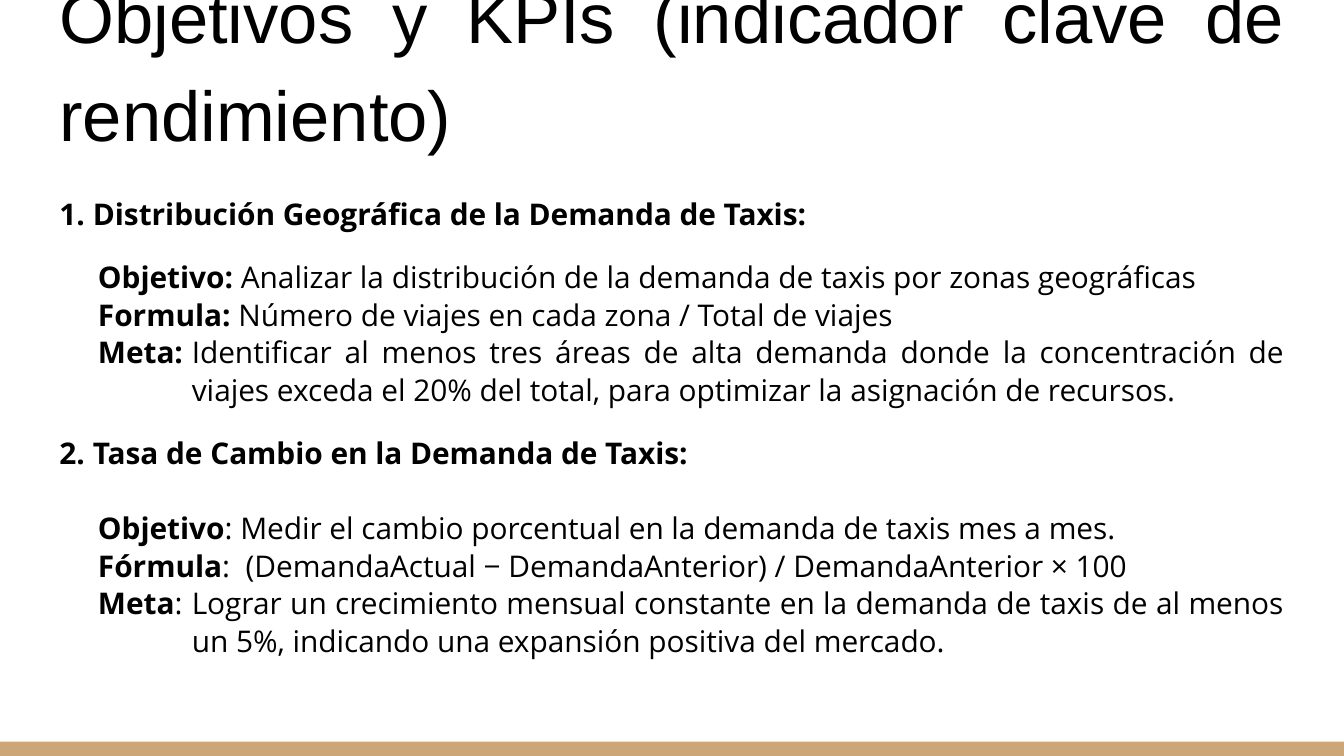
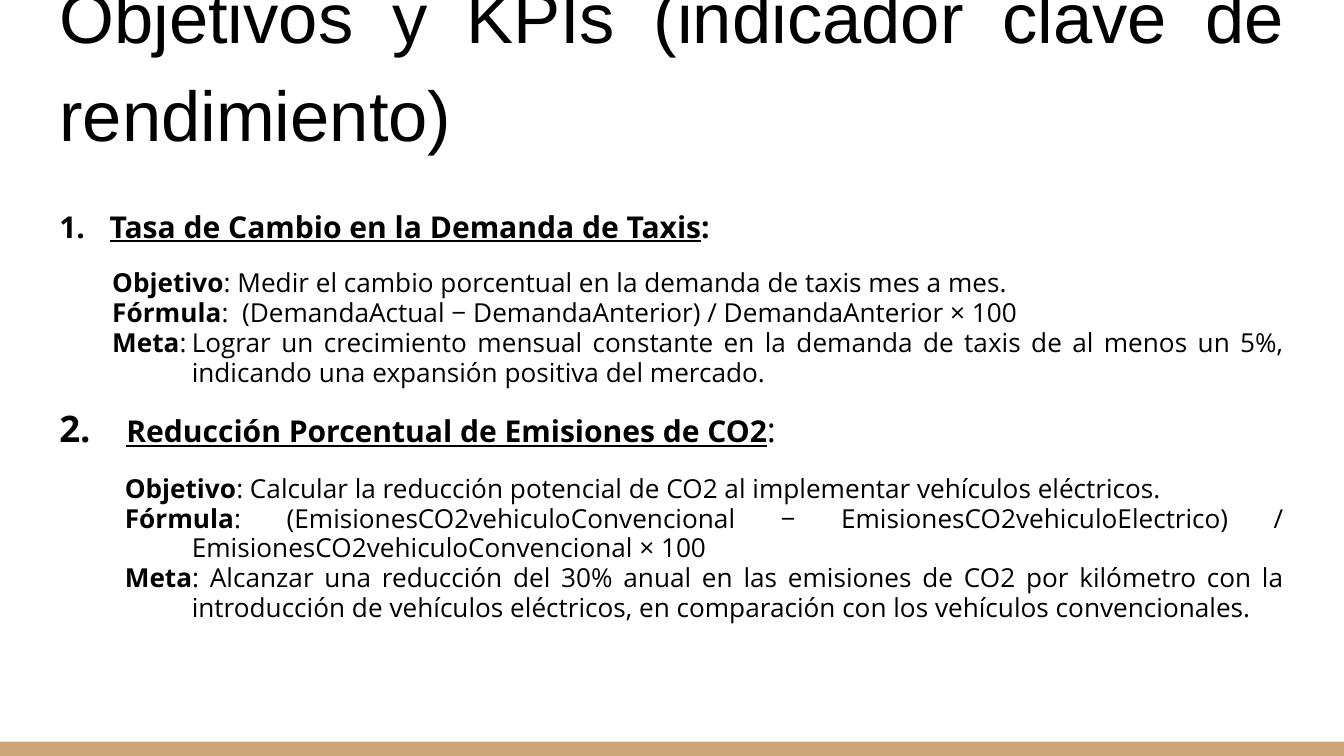
Before and after one commit to Chinaskidev/Dataminds-Consulting, a slide deck: slide 9 of Documentacion/Spring_1/Demo Sprint 1.pptx. Drawn at 1344x756 pixels with LibreOffice and Linux fonts; fonts in the diff are those of the drawing. Boxes give left, top, right and bottom in pixels: in the first picture for what was removed or moved away, otherwise in the second. Text is boxed around its words. In the diff, an @@ line names an element or a change of style, - is before the commit and + after.

Commit message:
Actualizando Informe y Demo Sprint 1

```diff
--- a/Documentacion/Spring_1/Demo Sprint 1.pptx
+++ b/Documentacion/Spring_1/Demo Sprint 1.pptx
@@ text at [93, 202, 1284, 409]: paragraphs removed @@
-1. Distribución Geográfica de la Demanda de Taxis:
-  Objetivo: Analizar la distribución de la demanda de taxis por zonas geográficas
-  Formula: Número de viajes en cada zona / Total de viajes
-  Meta: Identificar al menos tres áreas de alta demanda donde la concentración de viajes exceda el 20% del total, para optimizar la asignación de recursos.
@@ text at [110, 215, 1283, 389]: size 16 to 16.1 pt, underline on in "Tasa de Cambio en la Demanda de ..."; size 16 to 14 pt in "Objetivo: Medir el cambio porcentual en la ...", "Fórmula: (DemandaActual − DemandaAnterior) / DemandaAnterior ...", "Meta: Lograr un crecimiento mensual constante en ..."; indent changed; line spacing 1.05 to 0.95 @@
@@ text at [125, 419, 1283, 624]: paragraphs added @@
+2. Reducción Porcentual de Emisiones de CO2:
+  Objetivo: Calcular la reducción potencial de CO2 al implementar vehículos eléctricos.
+  Fórmula: (EmisionesCO2vehiculoConvencional − EmisionesCO2vehiculoElectrico) / EmisionesCO2vehiculoConvencional × 100
+  Meta: Alcanzar una reducción del 30% anual en las emisiones de CO2 por kilómetro con la introducción de vehículos eléctricos, en comparación con los vehículos convencionales.
```
Also in this commit, not shown: 8 other slides changed, 1 slide added, 1 other file.
